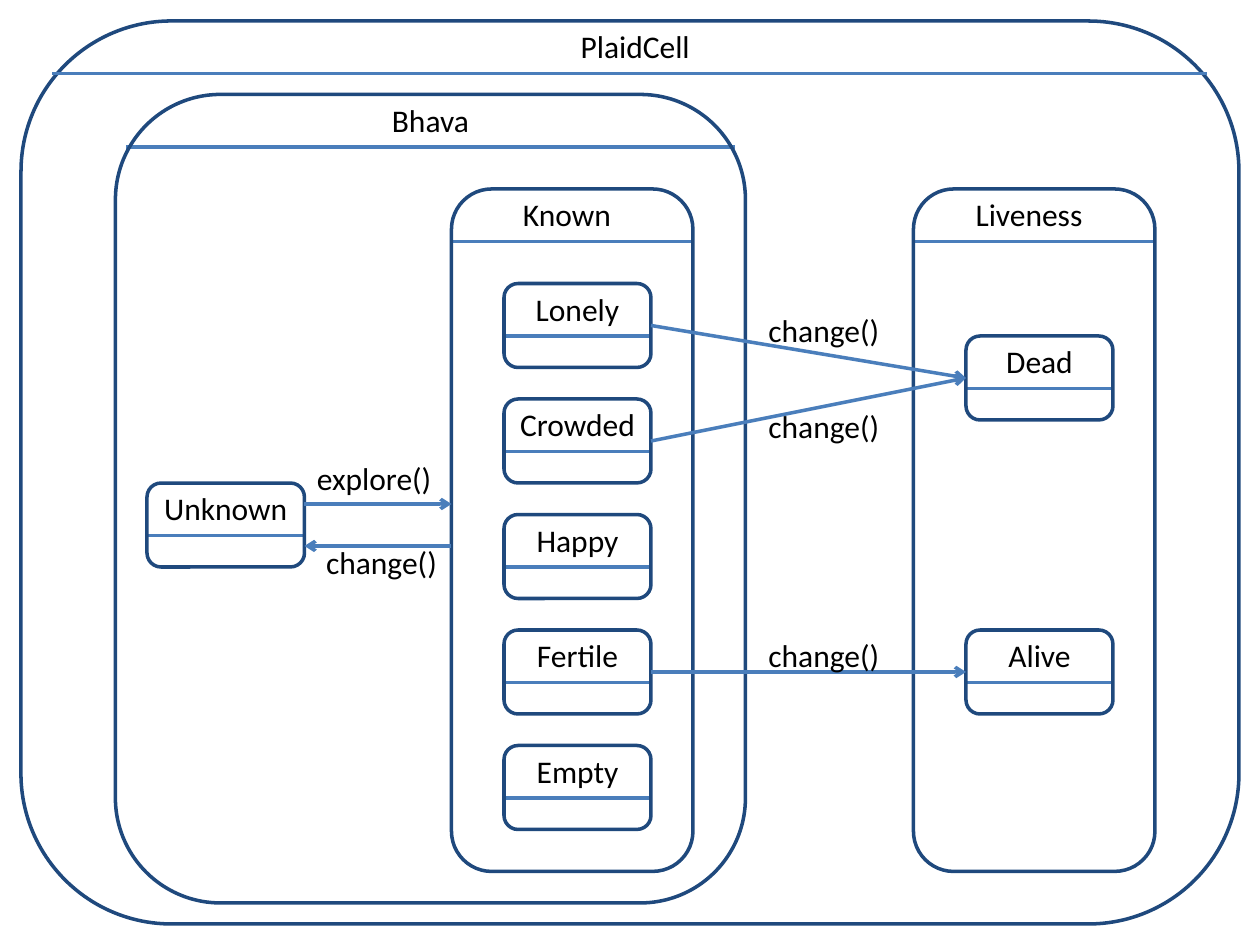
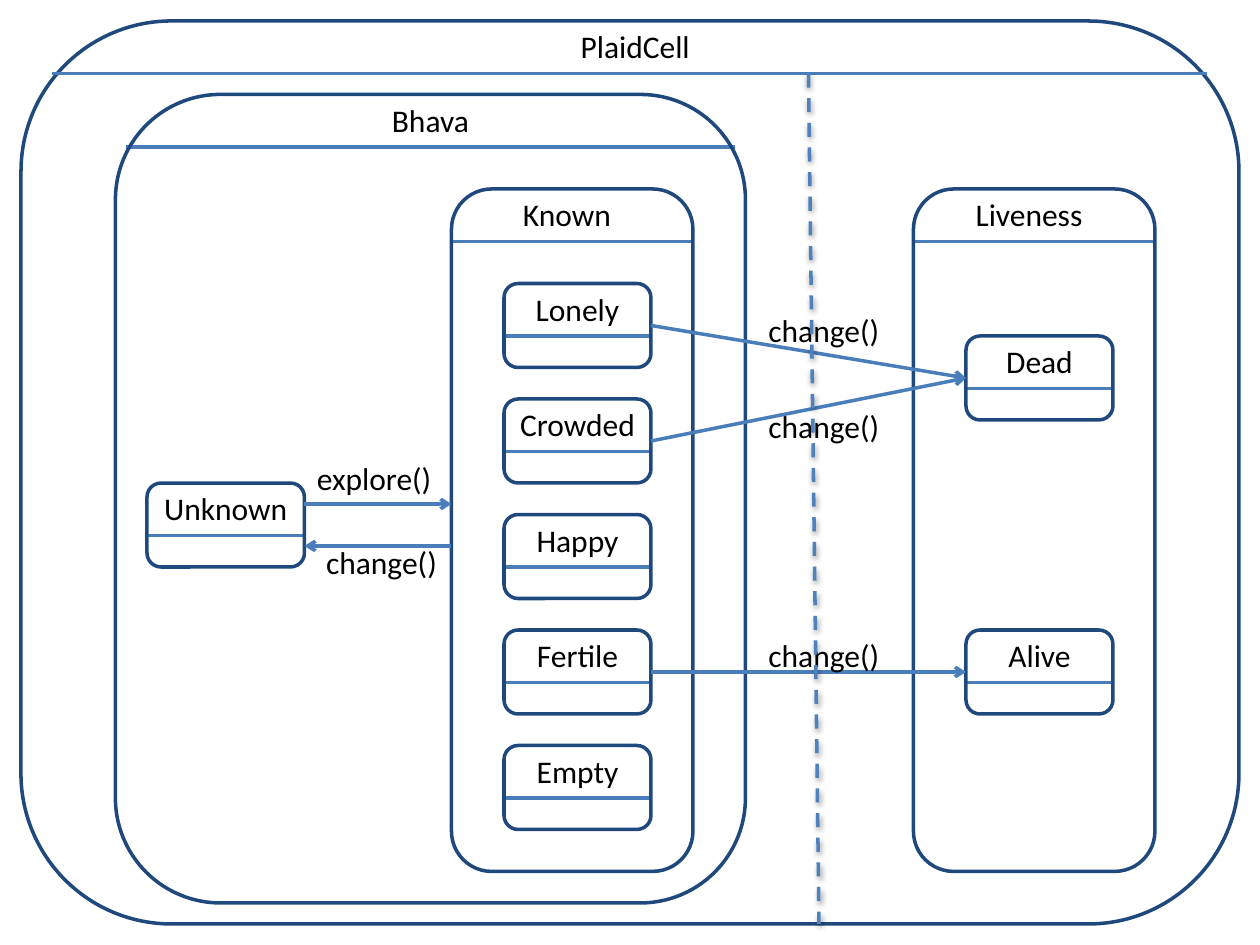
Before and after one commit to plaidgroup/plaid-lang, a slide deck: slide 1 of demo/doc/PlaidCellStateChart.pptx. Drawn at 1260x945 pixels with LibreOffice and Linux fonts; fonts in the diff are those of the drawing. Boxes give left, top, right and bottom in pixels: in the first picture for what was removed or moved away, otherwise in the second. Text is boxed around its words. In the diff, an @@ line names an element or a change of style, - is before the commit and + after.

```diff
--- a/demo/doc/PlaidCellStateChart.pptx
+++ b/demo/doc/PlaidCellStateChart.pptx
@@ line added from (809, 73) to (819, 924), #4F81BD 2 pt dashed @@
```
Also in this commit, not shown: 2 other files.
